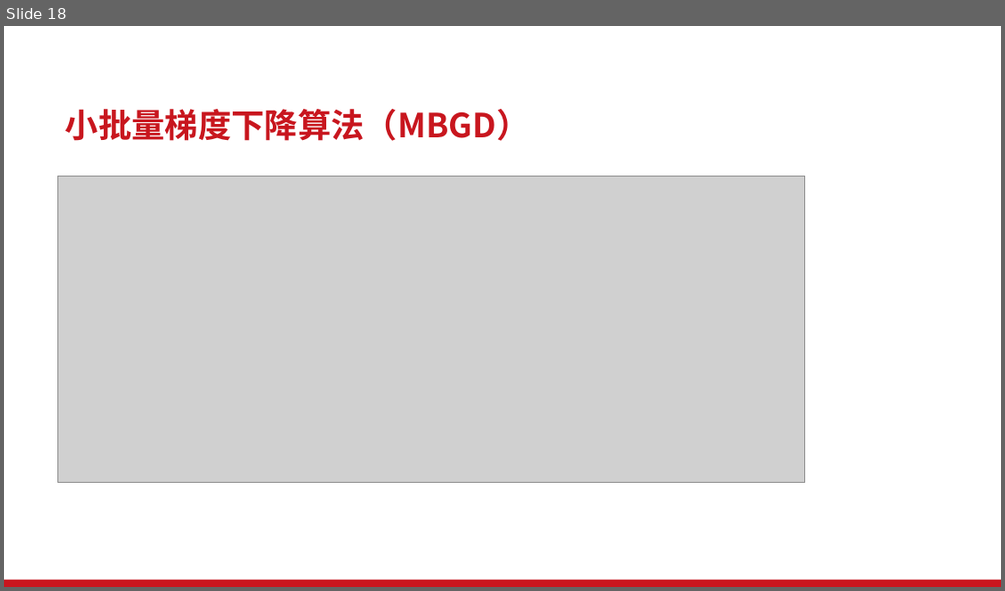
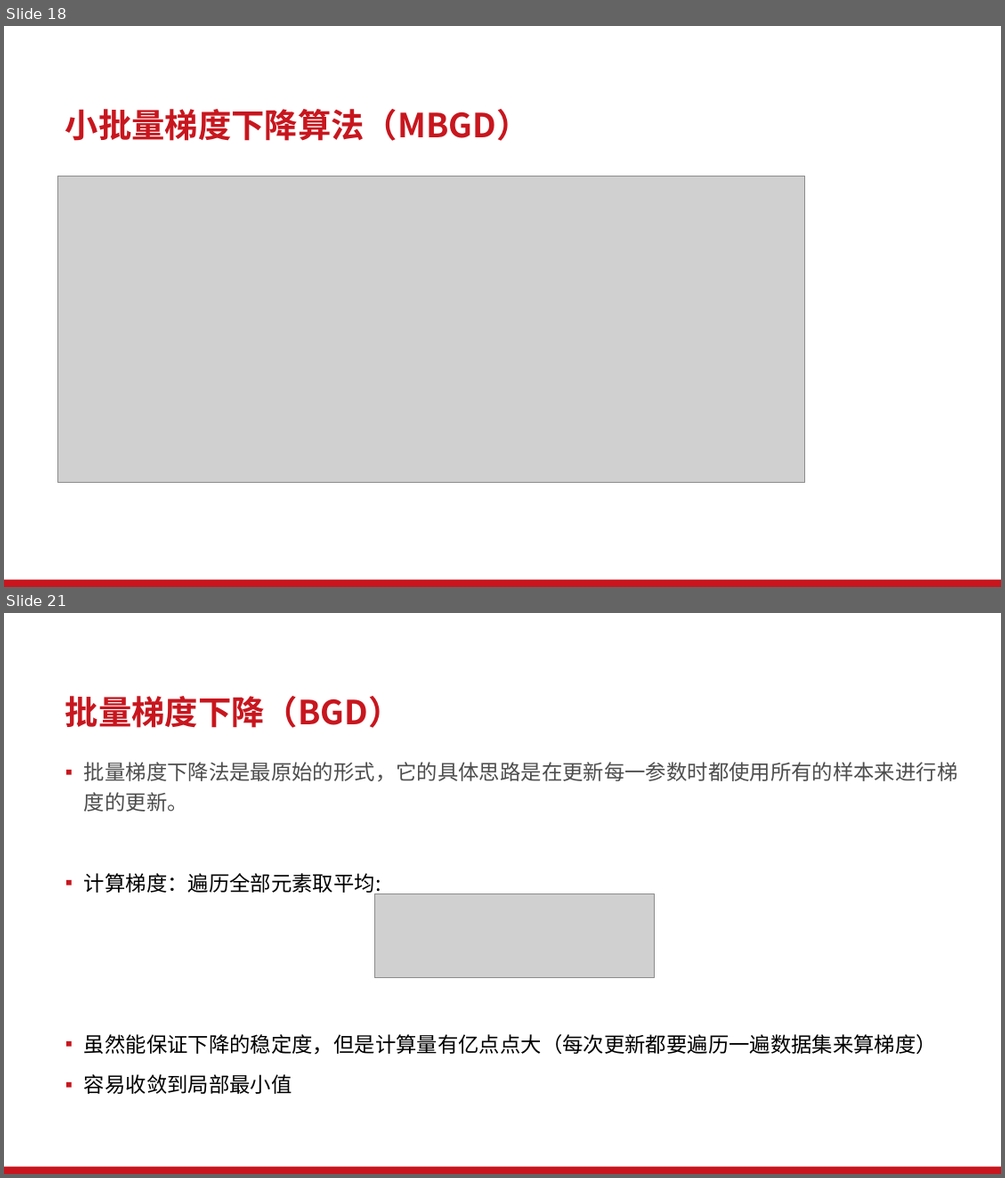
Before and after one commit to Vitalrubbish/Project-for-CS1950, a slide deck: 伟大思想报告PPT(加入历史与应用).pptx. Shown one above the other, each under a label of ours: slide 18 before the commit, slides 18 and 21 after it; the slides between them are not shown. The pictures are 1005x591 and 1005x1178 pixels, drawn with LibreOffice and Linux fonts; fonts in the diff are those of the drawing; grey boxes stand for pictures; background and template pictures are left out. Boxes give left, top, right and bottom in pixels: in the first picture for what was removed or moved away, otherwise in the second. Text is boxed around its words. In the diff, an @@ line names an element or a change of style, - is before the commit and + after.

```diff
--- a/伟大思想报告PPT(加入历史与应用).pptx
+++ b/伟大思想报告PPT(加入历史与应用).pptx
@@ slide 21 added at [4, 613, 1001, 1174], background #FFFFFF; not listed: 1 template element that a slide beside it also shows @@
@@ title added at [65, 696, 402, 728], 32 pt, text #C8161E, bold @@
+批量梯度下降（BGD）
@@ text added at [84, 762, 958, 1094], 20 pt, text #000000 @@
+▪ 批量梯度下降法是最原始的形式，它的具体思路是在更新每一参数时都使用所有的样本来进行梯度的更新。
+▪ 计算梯度：遍历全部元素取平均:
+▪ 虽然能保证下降的稳定度，但是计算量有亿点点大（每次更新都要遍历一遍数据集来算梯度）
+▪ 容易收敛到局部最小值
@@ picture added at [375, 893, 654, 978] @@
```
Also in this commit, not shown: 9 slides changed.
